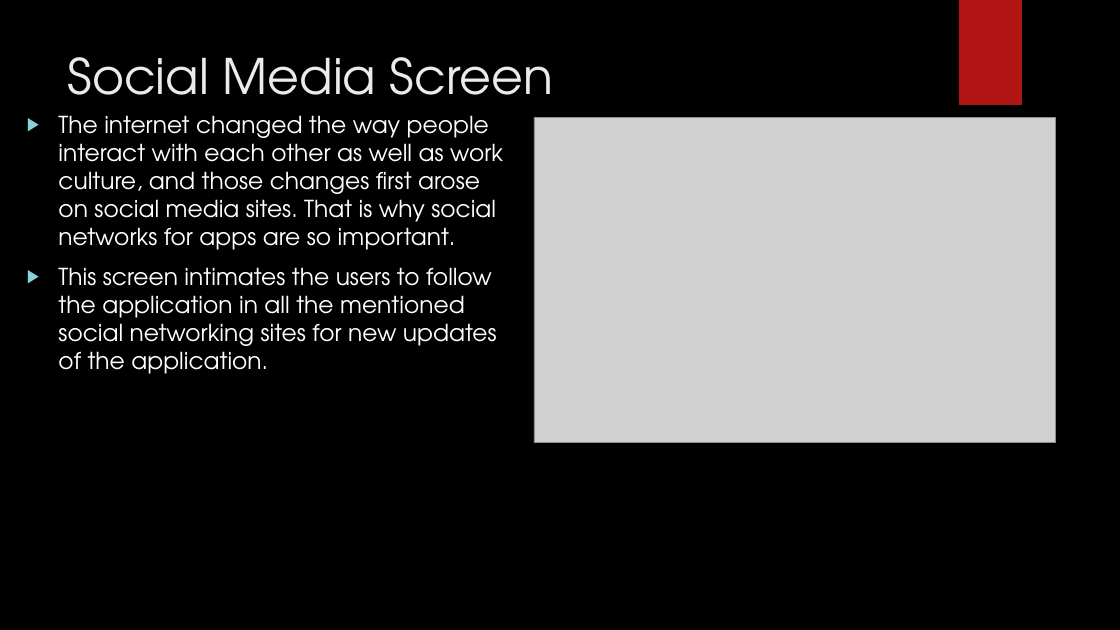
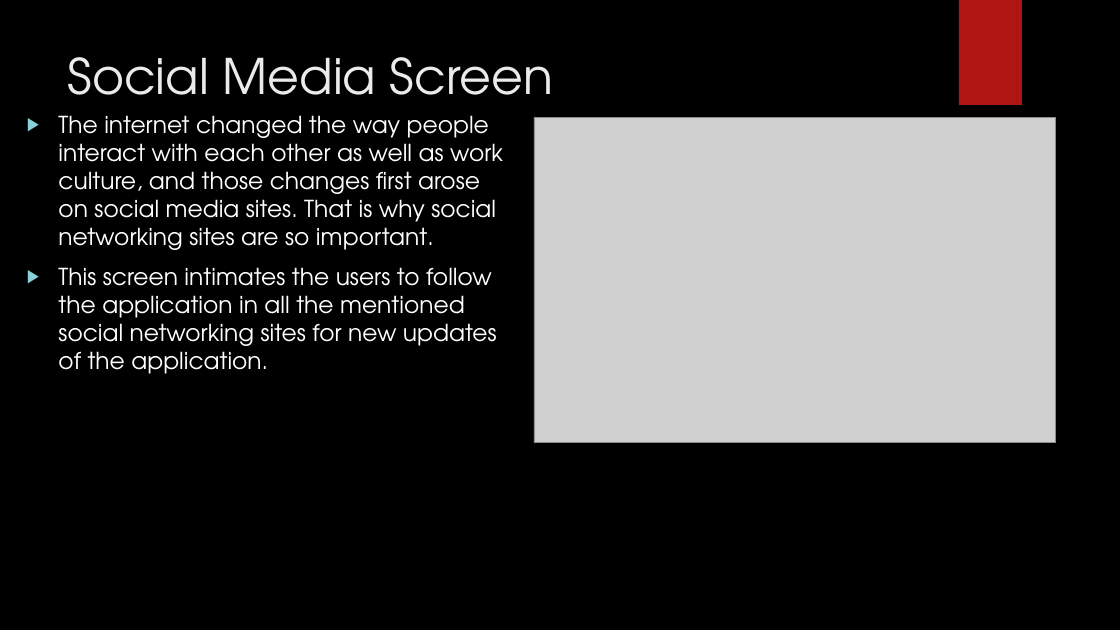
Before and after one commit to harshithreddypeddolla/Assignment-Cricketleague, a slide deck: slide 10 of Cricket League and Teams.pptx (slide 8 before the commit). Drawn at 1120x630 pixels with LibreOffice and Linux fonts; fonts in the diff are those of the drawing; grey boxes stand for pictures; background and template pictures are left out. Boxes give left, top, right and bottom in pixels: in the first picture for what was removed or moved away, otherwise in the second. Text is boxed around its words. In the diff, an @@ line names an element or a change of style, - is before the commit and + after.

```diff
--- a/Cricket League and Teams.pptx
+++ b/Cricket League and Teams.pptx
@@ text at box(58, 115, 503, 250): text changed @@
-▶ The internet changed the way people interact with each other as well as work culture, and those changes first arose on social media sites. That is why social networks for apps are so important.
+▶ The internet changed the way people interact with each other as well as work culture, and those changes first arose on social media sites. That is why social networking sites are so important.
```
Also in this commit, not shown: 4 other slides changed, 3 slides added.
